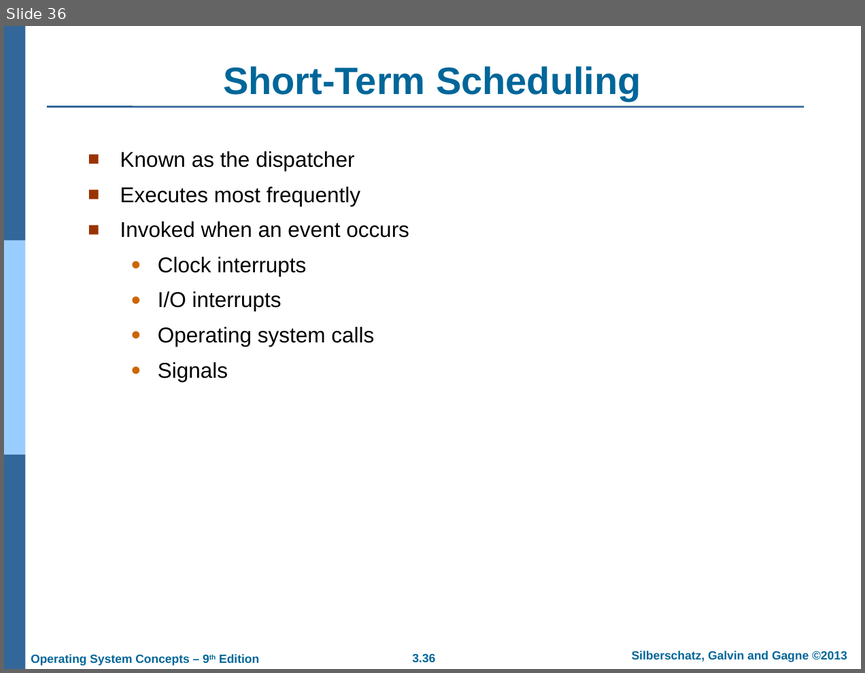
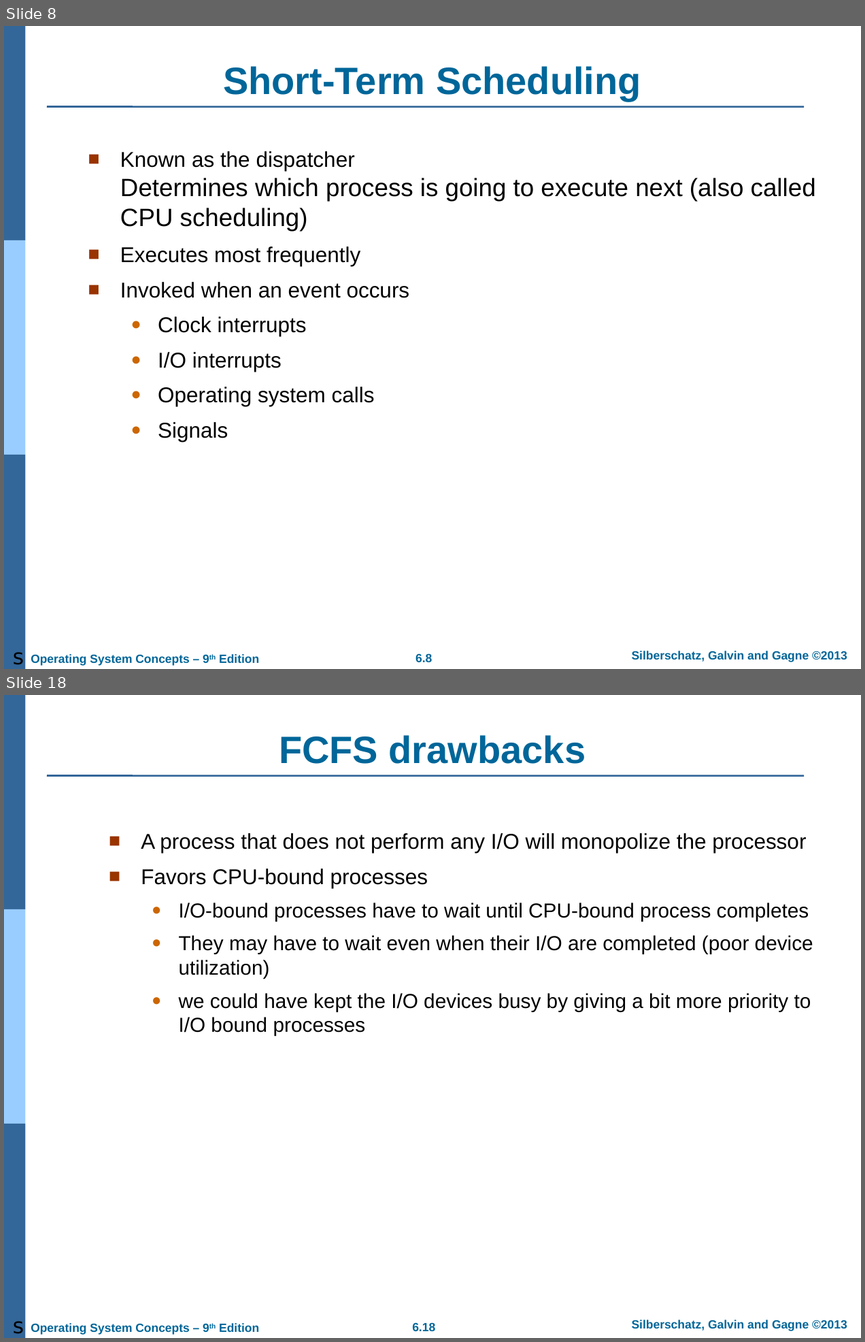
Before and after one commit to qasim2020/givezakat, a slide deck: static/AOS/Chapter 3.ppt. Shown one above the other, each under a label of ours: slide 36 before the commit, slides 8 and 18 after it; the slides between them are not shown. The pictures are 865x673 and 865x1342 pixels, drawn with LibreOffice and Linux fonts; fonts in the diff are those of the drawing; background and template pictures are left out. Boxes give left, top, right and bottom in pixels: in the first picture for what was removed or moved away, otherwise in the second. Text is boxed around its words. In the diff, an @@ line names an element or a change of style, - is before the commit and + after.

```diff
--- a/static/AOS/Chapter 3.ppt
+++ b/static/AOS/Chapter 3.ppt
@@ slide 18 added at box(4, 695, 861, 1338), background #FFFFFF; not listed: 7 template elements that a slide beside it also shows @@
@@ title added at box(279, 735, 585, 764), 32 pt, text #006699, bold @@
+FCFS drawbacks
@@ text added at box(141, 833, 813, 1036), 17 pt, text #000000 @@
+■ A process that does not perform any I/O will monopolize the processor
+■ Favors CPU-bound processes
+  ● I/O-bound processes have to wait until CPU-bound process completes
+  ● They may have to wait even when their I/O are completed (poor device utilization)
+  ● we could have kept the I/O devices busy by giving a bit more priority to I/O bound processes
@@ text added at box(13, 1321, 24, 1334), 18 pt, text #000000 @@
+s
@@ what was slide 36 is now slide 8 @@
@@ slide 8 changed as well @@
@@ text at box(120, 151, 816, 231): text changed; size 18 to 21 pt @@
-■ Known as the dispatcher
+■ Known as the dispatcher
+  Determines which process is going to execute next (also called CPU scheduling)
@@ text added at box(13, 652, 24, 665), 18 pt, text #000000 @@
+s
@@ page number at box(415, 653, 432, 662): text changed @@
-3.36
+6.8
```
Also in this commit, not shown: 1 other slide changed, 40 other slides added, 60 slides removed, 12 other files.
